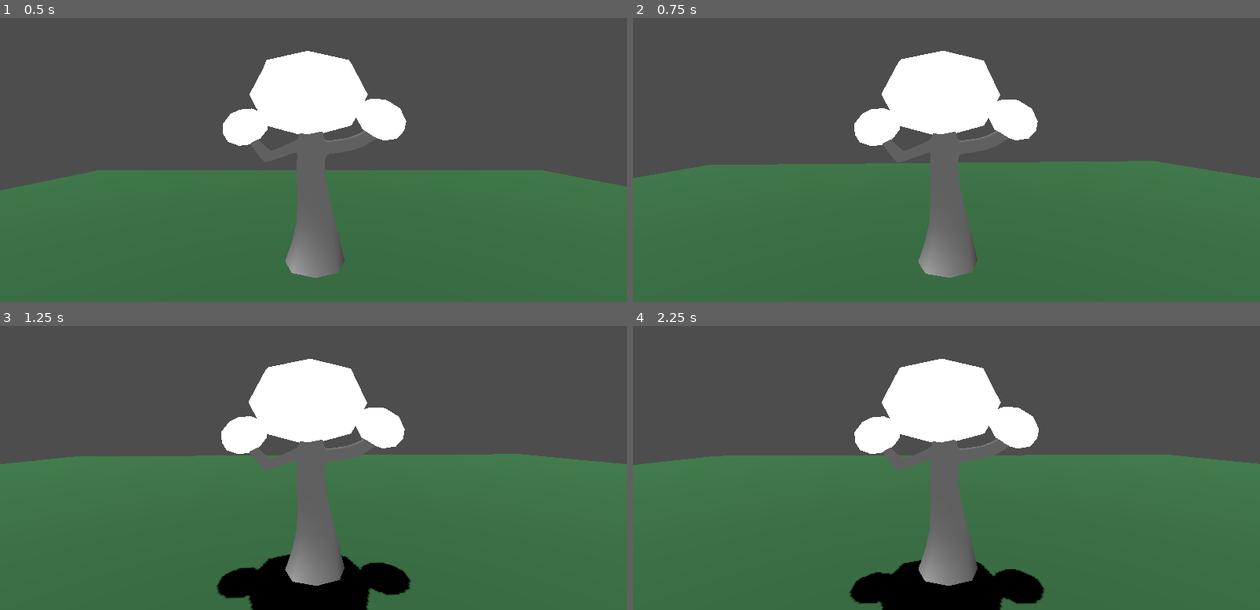
Above: before the commit, frames 1-4 (two rows, left to right).
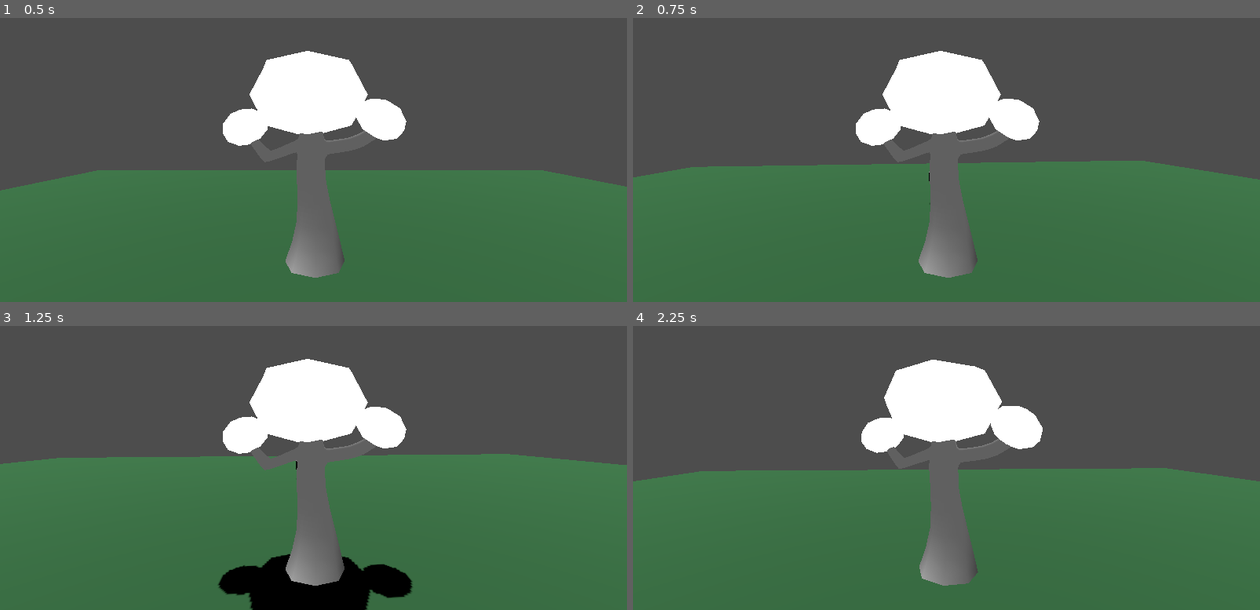
Above: after the commit, the same moments.

Repository: G4vp/Vendetree
Game: Godot game, scene res://Scenes/TestLevel.tscn
Two runs of this game, one before a commit and one after it. Both use one fixed random seed, a clock stepped at 60 frames per second and the inputs below.
Inputs (mouse positions are in pixels of both pictures, inside the frame that each line leads up to):
- Up to frame 1 (0.5 s): no input
- Up to frame 2 (0.75 s): move the mouse to (977, 123) at 0.52 s; press the mouse at (977, 123) at 0.53 s; hold Up (ui_up) from 0.53 s (still down)
- Up to frame 3 (1.25 s): keep holding Up (ui_up); tap Space (key_jump) at 0.77, 0.8, 1.07 s
- Up to frame 4 (2.25 s): keep holding Up (ui_up); move the mouse to (915, 433) at 1.27 s; release the mouse at (915, 433) at 1.28 s; tap Space (key_jump) at 1.35, 1.52, 1.82 s; click (915, 433) at 1.55 s; move the mouse to (959, 428) at 2.02 s; press the mouse at (959, 428) at 2.03 s

Frame 1 is identical in both runs. In frame 2, 0.5% of the frame differs, in the area x 0-100%, y 11-92%; in frame 3, 0.8%; in frame 4, 8.6%, in the area x 0-100%, y 11-100%.

Commit message:
More camera improvements

Diff:
--- a/Scenes/TestLevel.tscn
+++ b/Scenes/TestLevel.tscn
@@ -1,6 +1,7 @@
-[gd_scene load_steps=6 format=3 uid="uid://d1axdwncm5xil"]
+[gd_scene load_steps=7 format=3 uid="uid://d1axdwncm5xil"]
 
 [ext_resource type="PackedScene" uid="uid://ujchv17lhi5k" path="res://Scenes/player_tree.tscn" id="2_lnngg"]
+[ext_resource type="PackedScene" uid="uid://boefcrvsovj3k" path="res://Scenes/lumber_jacks.tscn" id="2_utwcx"]
 
 [sub_resource type="StandardMaterial3D" id="StandardMaterial3D_uorg0"]
 albedo_color = Color(0.181167, 0.39922, 0.224262, 1)
@@ -29,9 +30,12 @@
 "cells": PackedInt32Array(1, 6, 0)
 }
 
-[node name="CharacterBody3D" parent="." instance=ExtResource("2_lnngg")]
+[node name="Player" parent="." instance=ExtResource("2_lnngg")]
 transform = Transform3D(1, 0, 0, 0, 1, 0, 0, 0, 1, 0, 8.42229, 0)
 
 [node name="DirectionalLight3D" type="DirectionalLight3D" parent="."]
 transform = Transform3D(1, 0, 0, 0, -0.0868427, 0.996222, 0, -0.996222, -0.0868427, 0, 28.4167, 0)
 shadow_enabled = true
+
+[node name="LumberJacks" parent="." instance=ExtResource("2_utwcx")]
+transform = Transform3D(1, 0, 0, 0, 1, 0, 0, 0, 1, 0, 6.20123, -17)
--- /dev/null
+++ b/Scenes/lumber_jacks.tscn
@@ -0,0 +1,58 @@
+[gd_scene load_steps=8 format=3 uid="uid://boefcrvsovj3k"]
+
+[ext_resource type="Script" path="res://Scripts/lumber_jacks.gd" id="1_efx5x"]
+
+[sub_resource type="CapsuleShape3D" id="CapsuleShape3D_cjc8m"]
+radius = 0.3
+height = 1.4
+
+[sub_resource type="CapsuleMesh" id="CapsuleMesh_cvukc"]
+radius = 0.3
+height = 1.4
+
+[sub_resource type="BoxShape3D" id="BoxShape3D_600qt"]
+
+[sub_resource type="BoxMesh" id="BoxMesh_bxshd"]
+size = Vector3(0.9, 0.9, 0.7)
+
+[sub_resource type="BoxMesh" id="BoxMesh_75c3w"]
+size = Vector3(0.5, 0.5, 0.5)
+
+[sub_resource type="CapsuleShape3D" id="CapsuleShape3D_1b22y"]
+
+[node name="LumberJacks" type="CharacterBody3D"]
+script = ExtResource("1_efx5x")
+
+[node name="LowerBody" type="PhysicalBone3D" parent="."]
+transform = Transform3D(1, 0, 0, 0, 1, 0, 0, 0, 1, 0, -0.305149, 0)
+collision_layer = 2
+
+[node name="CollisionShape3D" type="CollisionShape3D" parent="LowerBody"]
+shape = SubResource("CapsuleShape3D_cjc8m")
+
+[node name="Legs" type="MeshInstance3D" parent="LowerBody"]
+mesh = SubResource("CapsuleMesh_cvukc")
+skeleton = NodePath("../CollisionShape3D")
+
+[node name="UpperBody" type="PhysicalBone3D" parent="."]
+transform = Transform3D(1, 0, 0, 0, 1, 0, 0, 0, 1, 0, 0.558282, 0)
+collision_layer = 2
+
+[node name="CollisionShape3D" type="CollisionShape3D" parent="UpperBody"]
+shape = SubResource("BoxShape3D_600qt")
+
+[node name="Core" type="MeshInstance3D" parent="UpperBody"]
+mesh = SubResource("BoxMesh_bxshd")
+
+[node name="Head" type="MeshInstance3D" parent="UpperBody"]
+transform = Transform3D(1, 0, 0, 0, 1, 0, 0, 0, 1, 0, 0.769006, 0)
+mesh = SubResource("BoxMesh_75c3w")
+
+[node name="CollisionShape3D" type="CollisionShape3D" parent="."]
+transform = Transform3D(0.999995, -0.00329867, 0, 0.00329867, 0.999995, 0, 0, 0, 1, 0, 0, 0)
+shape = SubResource("CapsuleShape3D_1b22y")
+
+[node name="PinJoint3D" type="PinJoint3D" parent="."]
+transform = Transform3D(1, 0, 0, 0, 1, 0, 0, 0, 1, 0, 0.558282, 0)
+node_a = NodePath("../UpperBody")
+node_b = NodePath("../LowerBody")
--- a/Scenes/player_tree.tscn
+++ b/Scenes/player_tree.tscn
@@ -8,7 +8,7 @@
 radius = 0.7
 height = 6.8
 
-[node name="CharacterBody3D" type="CharacterBody3D"]
+[node name="Player" type="CharacterBody3D"]
 collision_layer = 2
 script = ExtResource("1_wocdy")
 
--- a/Scripts/CameraControl.gd
+++ b/Scripts/CameraControl.gd
@@ -4,8 +4,8 @@
 var camrot_h = 0
 var camrot_v = 0
 
-var sens_h = 0.05
-var sens_v = 0.05
+var sens_h = 0.08
+var sens_v = 0.08
 func _ready():
 	pass
 
@@ -16,6 +16,6 @@
 func _input(event):
 	camrot_v = clamp(camrot_v,-55, 30)
 
-	if  event is InputEventMouseMotion:
+	if  event is InputEventMouseMotion && Input.is_action_pressed("left_click"):
 		camrot_h += -event.relative.x*sens_h
 		camrot_v += event.relative.y*sens_v
--- /dev/null
+++ b/Scripts/lumber_jacks.gd
@@ -0,0 +1,28 @@
+extends CharacterBody3D
+
+
+const SPEED = 5.0
+const JUMP_VELOCITY = 4.5
+
+# Get the gravity from the project settings to be synced with RigidBody nodes.
+var gravity = ProjectSettings.get_setting("physics/3d/default_gravity")
+
+
+func _physics_process(delta):
+	# Add the gravity.
+	if not is_on_floor():
+		velocity.y -= gravity * delta
+
+
+	# Get the input direction and handle the movement/deceleration.
+	# As good practice, you should replace UI actions with custom gameplay actions.
+	# var input_dir = Input.get_vector("ui_left", "ui_right", "ui_up", "ui_down")
+	# var direction = (transform.basis * Vector3(input_dir.x, 0, input_dir.y)).normalized()
+	# if direction:
+	# 	velocity.x = direction.x * SPEED
+	# 	velocity.z = direction.z * SPEED
+	# else:
+	# 	velocity.x = move_toward(velocity.x, 0, SPEED)
+	# 	velocity.z = move_toward(velocity.z, 0, SPEED)
+
+	move_and_slide()
--- a/Scripts/player_tree.gd
+++ b/Scripts/player_tree.gd
@@ -1,11 +1,10 @@
 extends CharacterBody3D
 
-@onready var camera_spring = $SpringArm3D
 @onready var node_mesh = $mesh_tree_3d
 @onready var animation_player = $mesh_tree_3d/AnimationPlayer
 
-const SPEED = 50
-const JUMP_VELOCITY = 4.5
+const SPEED = 125
+const JUMP_VELOCITY = 7
 
 var sens_x = 0.08
 var sens_y = 0.08
@@ -20,6 +19,8 @@
 	# Add the gravity.
 	player_movement(delta)
 
+func _input(event):
+	player_camera(event)
 
 func player_movement(delta):
 	if not is_on_floor():
@@ -27,11 +28,12 @@
 
 	# Handle Jump.
 	var input_dir = Vector3.ZERO
-	if Input.is_action_just_pressed("key_jump") and is_on_floor():
+	if Input.is_action_just_pressed("key_jump") and is_on_floor() and !animation_player.is_playing():
 		animation_player.play("ArmatureAction_001")
 		velocity.y = JUMP_VELOCITY
-		input_dir.x = transform.basis.x.x * transform.basis.x.y
+		input_dir.x = transform.basis.x.x * transform.basis.x.z
 		input_dir.z = -1
+		print(transform.basis)
 	# Get the input direction and handle the movement/deceleration.
 	var direction = (transform.basis * input_dir).normalized()
 	if direction:
@@ -42,7 +44,7 @@
 		velocity.z = move_toward(velocity.z, 0, SPEED)
 
 	move_and_slide()
+
 func player_camera(input):
-	if input is InputEventMouseMotion:
+	if input is InputEventMouseMotion && !Input.is_action_pressed("left_click"):
 		rotate_y(deg_to_rad(-input.relative.x * sens_x))
-		camera_spring.rotate_x(deg_to_rad(-input.relative.y*sens_y))
--- a/project.godot
+++ b/project.godot
@@ -46,3 +46,13 @@
 "events": [Object(InputEventKey,"resource_local_to_scene":false,"resource_name":"","device":-1,"window_id":0,"alt_pressed":false,"shift_pressed":false,"ctrl_pressed":false,"meta_pressed":false,"pressed":false,"keycode":0,"physical_keycode":32,"key_label":0,"unicode":32,"echo":false,"script":null)
 ]
 }
+left_click={
+"deadzone": 0.5,
+"events": [Object(InputEventMouseButton,"resource_local_to_scene":false,"resource_name":"","device":-1,"window_id":0,"alt_pressed":false,"shift_pressed":false,"ctrl_pressed":false,"meta_pressed":false,"button_mask":1,"position":Vector2(117, 4),"global_position":Vector2(121, 47),"factor":1.0,"button_index":1,"canceled":false,"pressed":true,"double_click":false,"script":null)
+]
+}
+right_click={
+"deadzone": 0.5,
+"events": [Object(InputEventMouseButton,"resource_local_to_scene":false,"resource_name":"","device":-1,"window_id":0,"alt_pressed":false,"shift_pressed":false,"ctrl_pressed":false,"meta_pressed":false,"button_mask":2,"position":Vector2(187, 25),"global_position":Vector2(191, 68),"factor":1.0,"button_index":2,"canceled":false,"pressed":true,"double_click":false,"script":null)
+]
+}
